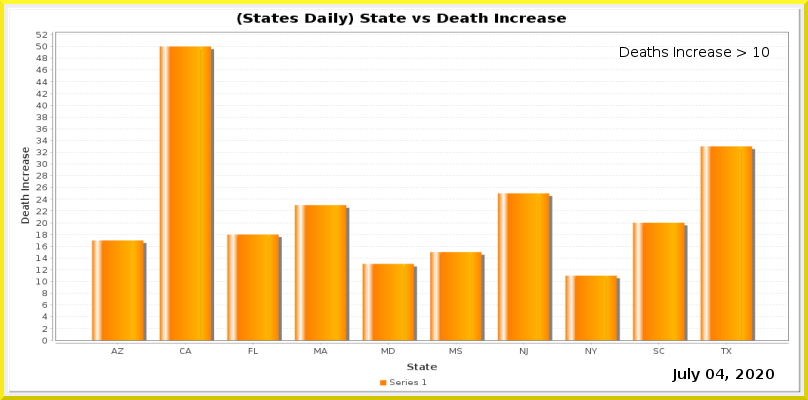
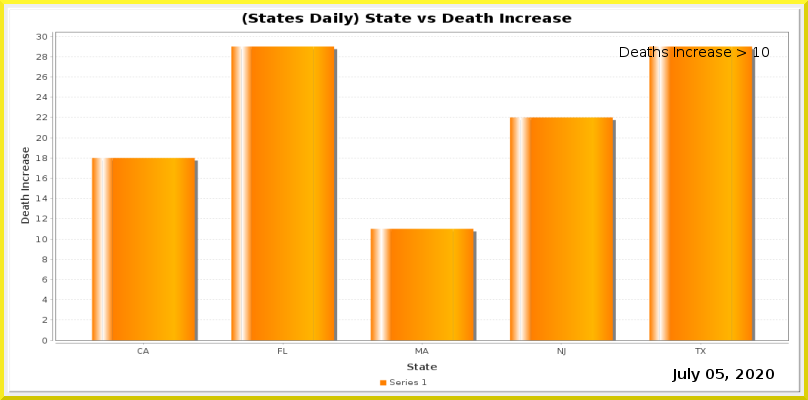
Layers edited between the first and the second w=808, h=400 image:
painted on "Current Date" over (716, 369, 724, 379)
painted on "Date_vs_TestIncrease.png" over (36, 12, 789, 356)
